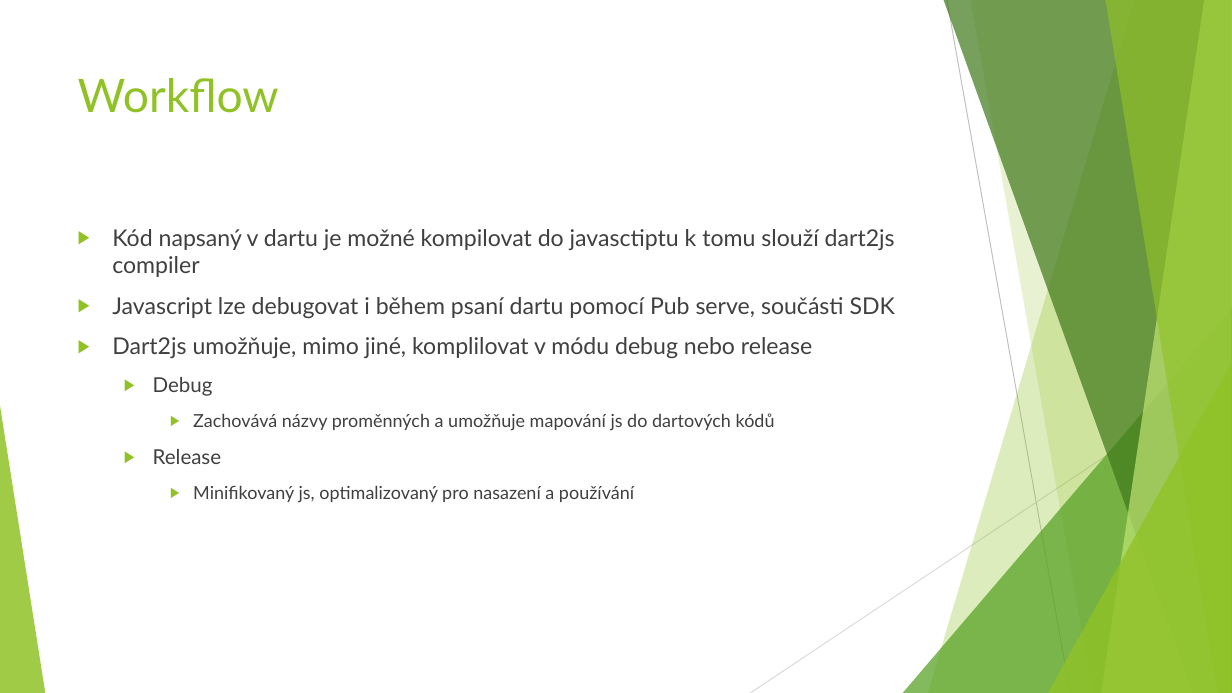
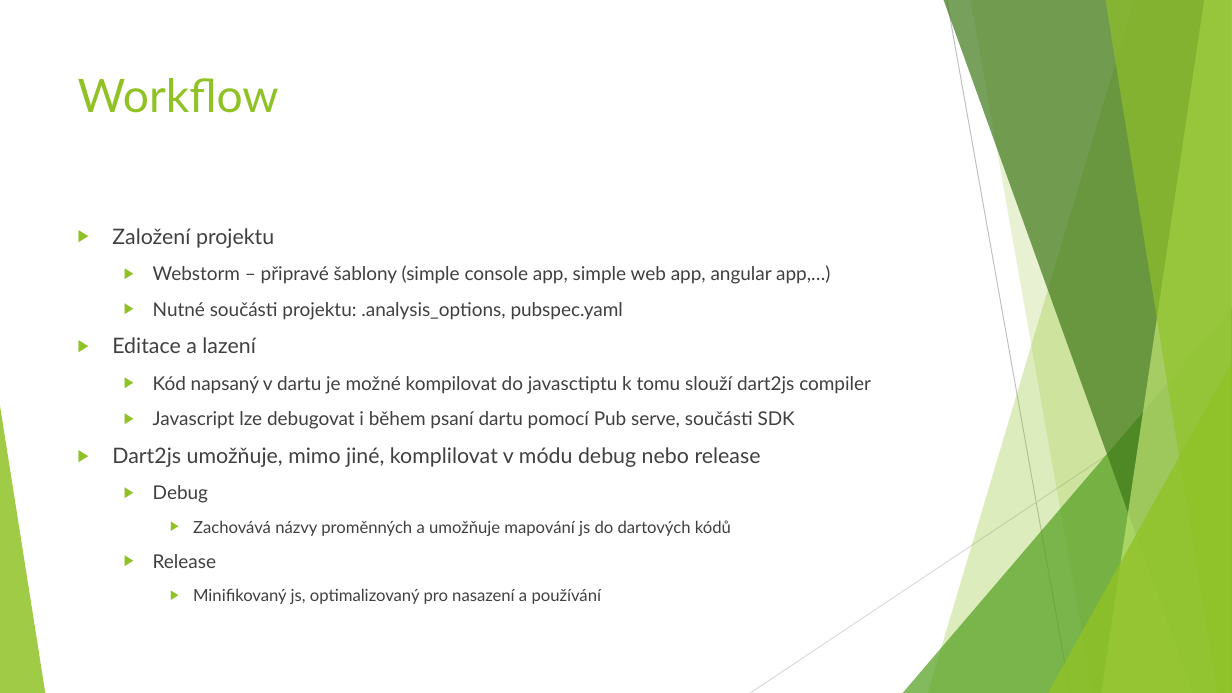
Before and after one commit to JanMlcoch/why-use-dart, a slide deck: slide 8 of Dart - proč ho používat.pptx. Drawn at 1232x693 pixels with LibreOffice and Linux fonts; fonts in the diff are those of the drawing. Boxes give left, top, right and bottom in pixels: in the first picture for what was removed or moved away, otherwise in the second. Text is boxed around its words. In the diff, an @@ line names an element or a change of style, - is before the commit and + after.

```diff
--- a/Dart - proč ho používat.pptx
+++ b/Dart - proč ho používat.pptx
@@ text at <box>112,228,830,353</box>: paragraphs added @@
+▶ Založení projektu
+  ▶ Webstorm – připravé šablony (simple console app, simple web app, angular app,…)
+  ▶ Nutné součásti projektu: .analysis_options, pubspec.yaml
+▶ Editace a lazení
@@ text at <box>112,376,871,604</box>: size 18 to 14.8 pt in "Kód napsaný v dartu je možné kompilovat ...", "Javascript lze debugovat i během psaní dartu ..."; size 18 to 16.6 pt in "Dart2js umožňuje, mimo jiné, komplilovat v módu ..."; size 16 to 14.8 pt in "Debug", "Release"; size 14 to 12.9 pt in "Zachovává názvy proměnných a umožňuje mapování js ...", "Minifikovaný js, optimalizovaný pro nasazení a používání"; list level 1 to 2 in "Kód napsaný v dartu je ..."; list level 1 to 2 in "Javascript lze debugovat i během ..." @@
```
Also in this commit, not shown: 10 other slides changed, 2 slides added, 2 other files.
